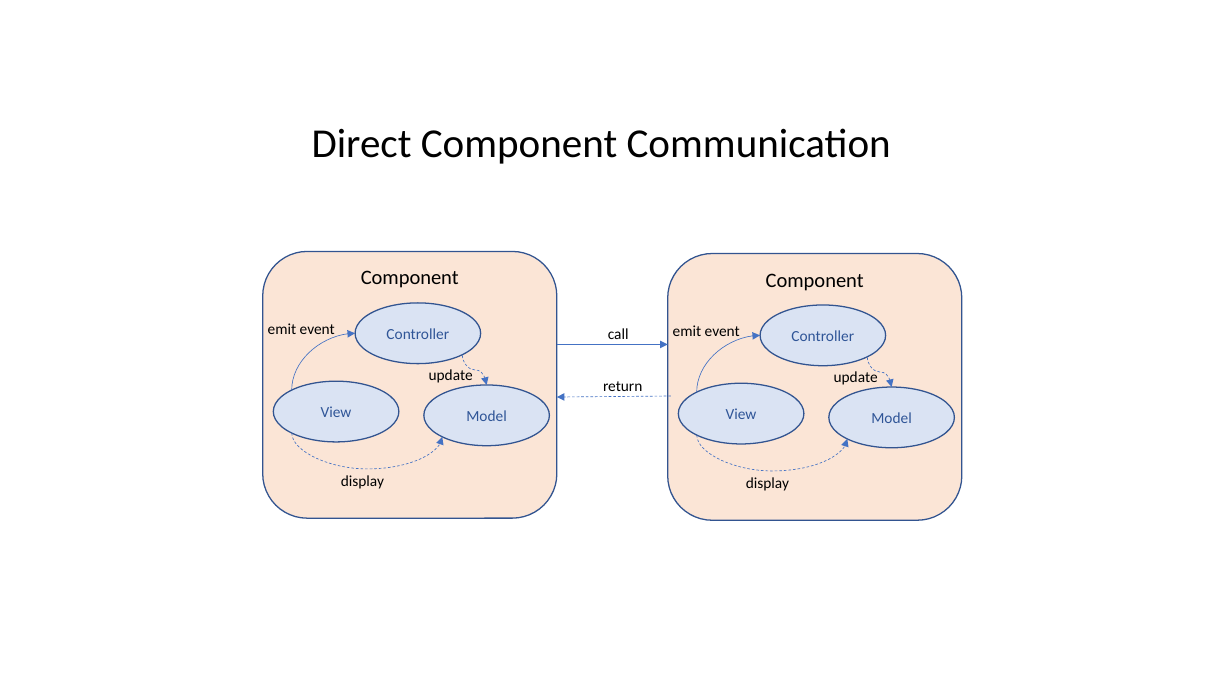
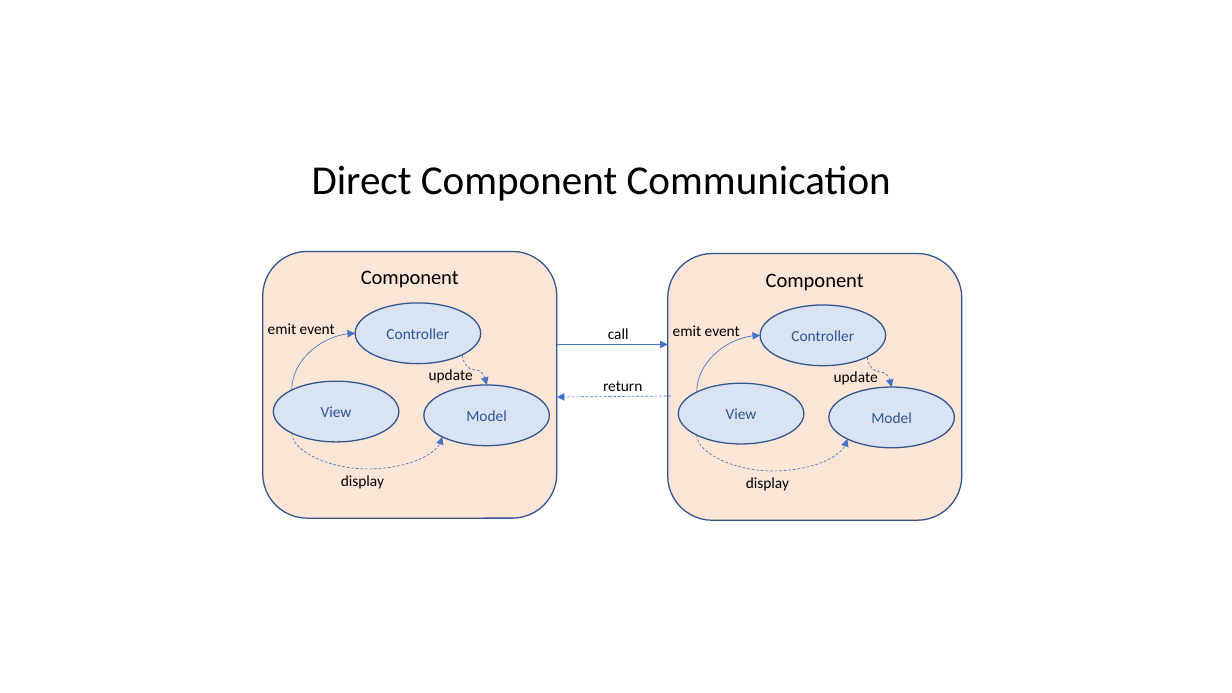
Before and after one commit to dhui808/mobileweb-angular-mvc-poc, a slide deck: slide 3 of images/mvcflow.pptx. Drawn at 1232x693 pixels with LibreOffice and Linux fonts; fonts in the diff are those of the drawing. Boxes give left, top, right and bottom in pixels: in the first picture for what was removed or moved away, otherwise in the second. Text is boxed around its words. In the diff, an @@ line names an element or a change of style, - is before the commit and + after.

```diff
--- a/images/mvcflow.pptx
+++ b/images/mvcflow.pptx
@@ text "Direct Component Communication": place and size @@
-text "Direct Component Communication" at (312, 128, 891, 164)
+text "Direct Component Communication" at (312, 165, 891, 201)
```
Also in this commit, not shown: 5 other slides changed, 7 other files.
